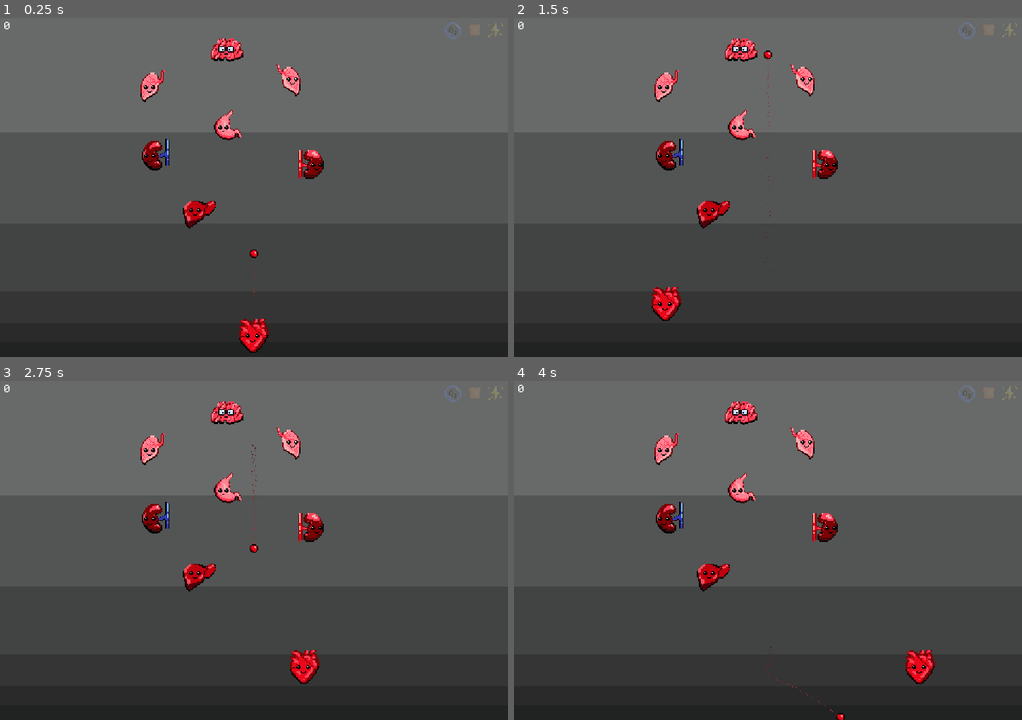
Above: before the commit, frames 1-4 (two rows, left to right).
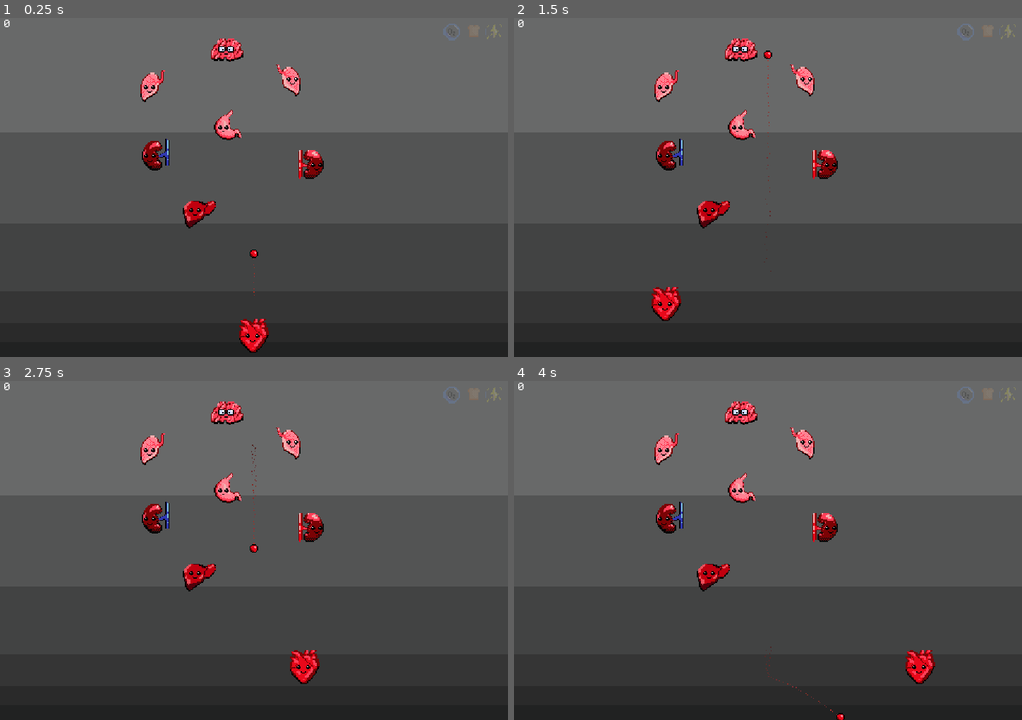
Above: after the commit, the same moments.

Repository: dmitriy-shmilo/arkabeat
Game: Godot game, scene res://screens/main/main.tscn
The game is run twice, just before and just after one commit, with the same random seed, the same clock (stepped at 60 frames per second) and the same inputs. After the commit the project has no main scene; this scene is started directly in both runs.
Inputs (mouse positions are in pixels of both pictures, inside the frame that each line leads up to):
- Up to frame 1 (0.25 s): no input
- Up to frame 2 (1.5 s): tap Enter at 0.5 s; move the mouse to (879, 170) at 0.52 s; tap Space at 1.25 s; move the mouse to (666, 204) at 1.27 s
- Up to frame 3 (2.75 s): tap Enter at 2 s; move the mouse to (304, 475) at 2.02 s
- Up to frame 4 (4 s): tap Space at 2.75 s; move the mouse to (742, 618) at 2.77 s; tap Enter at 3.5 s; move the mouse to (920, 601) at 3.52 s

The runs differ from the first frame. In frame 1, 0.1% of the frame differs, in the area x 0-100%, y 0-7%; in frame 2, 0.1%; in frame 3, 0.1%; in frame 4, 0.1%.
Error in both runs: Trying to assign value of type 'AnimatedSprite' to a variable of type 'Sprite'. (res://bat/bat.gd:6)

Commit message:
Add rudimentary title screen

Diff:
--- a/project.godot
+++ b/project.godot
@@ -33,7 +33,7 @@
 [application]
 
 config/name="Arkabeat"
-run/main_scene="res://screens/main/main.tscn"
+run/main_scene="res://screens/title/title.tscn"
 config/icon="res://icon.png"
 
 [display]
--- a/screens/main/main.tscn
+++ b/screens/main/main.tscn
@@ -106,8 +106,9 @@
 [node name="CanvasLayer" type="CanvasLayer" parent="."]
 
 [node name="GUI" type="Control" parent="CanvasLayer"]
-margin_right = 40.0
-margin_bottom = 40.0
+anchor_right = 1.0
+anchor_bottom = 1.0
+mouse_filter = 2
 theme = ExtResource( 6 )
 script = ExtResource( 7 )
 __meta__ = {
@@ -127,21 +128,20 @@
 }
 
 [node name="HBoxContainer" type="HBoxContainer" parent="CanvasLayer/GUI"]
-anchor_left = 11.9075
-anchor_top = 0.0945357
-anchor_right = 11.9075
-anchor_bottom = 0.119536
-margin_left = -183.0
-margin_bottom = 15.0
+anchor_left = 1.0
+anchor_right = 1.0
+margin_left = -121.0
+margin_top = 5.0
+margin_right = -5.0
 alignment = 2
 __meta__ = {
-"_edit_use_anchors_": true
+"_edit_use_anchors_": false
 }
 
 [node name="Oxygen" type="TextureRect" parent="CanvasLayer/GUI/HBoxContainer"]
 modulate = Color( 1, 1, 1, 0.196078 )
-margin_left = 127.0
-margin_right = 143.0
+margin_left = 60.0
+margin_right = 76.0
 margin_bottom = 16.0
 rect_min_size = Vector2( 16, 16 )
 texture = SubResource( 3 )
@@ -152,8 +152,8 @@
 
 [node name="Nutrition" type="TextureRect" parent="CanvasLayer/GUI/HBoxContainer"]
 modulate = Color( 1, 1, 1, 0.196078 )
-margin_left = 147.0
-margin_right = 163.0
+margin_left = 80.0
+margin_right = 96.0
 margin_bottom = 16.0
 rect_min_size = Vector2( 16, 16 )
 texture = SubResource( 4 )
@@ -164,8 +164,8 @@
 
 [node name="Energy" type="TextureRect" parent="CanvasLayer/GUI/HBoxContainer"]
 modulate = Color( 1, 1, 1, 0.196078 )
-margin_left = 167.0
-margin_right = 183.0
+margin_left = 100.0
+margin_right = 116.0
 margin_bottom = 16.0
 rect_min_size = Vector2( 16, 16 )
 texture = SubResource( 5 )
--- /dev/null
+++ b/screens/title/title.gd
@@ -0,0 +1,5 @@
+extends Control
+
+
+func _on_NewGameButton_pressed():
+	get_tree().change_scene("res://screens/main/main.tscn")
Not shown: 1 places in screens/main/main.tscn that only renumber resources
